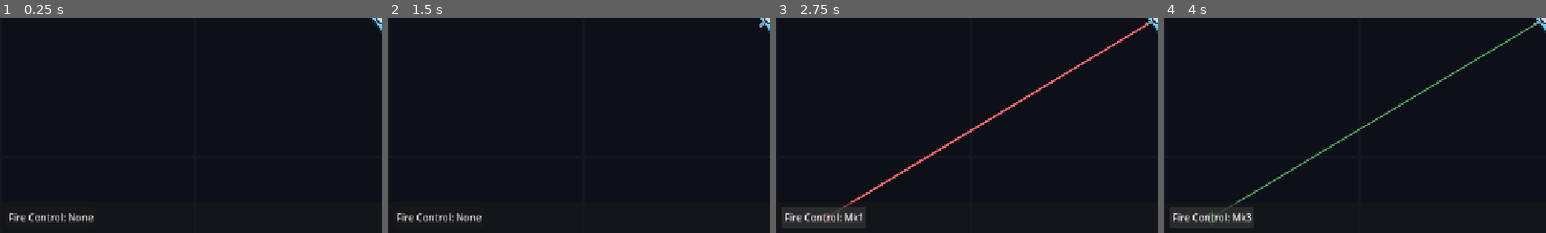
Above: before the commit, frames 1-4 (left to right).
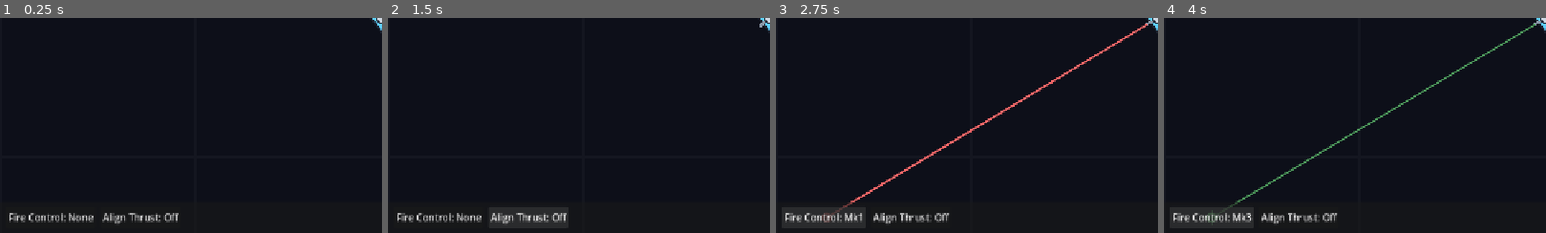
Above: after the commit, the same moments.

Repository: psyinf/seeker
Game: Godot game, scene res://scenes/main/main.tscn
The game is run twice, just before and just after one commit, with the same random seed, the same clock (stepped at 60 frames per second) and the same inputs.
Inputs (mouse positions are % of the whole screen's width and height, from its top left):
- Up to frame 1 (0.25 s): no input
- Up to frame 2 (1.5 s): click (18, 96) at 0.5 s, where only the run after the commit has a clickable "Align Thrust: Off"; click (18, 96) at 1.25 s, where only the run after the commit has a clickable "Align Thrust: On"
- Up to frame 3 (2.75 s): click "Fire Control: None" at 2 s
- Up to frame 4 (4 s): click "Fire Control: Mk1" at 2.75 s; click "Fire Control: Mk2" at 3.5 s
The pictures show only the part of the screen within x 0-50%, y 50-100%; the shares and areas given below are measured in that part.

The runs differ from the first frame. In frame 1, 0.5% of the frame differs, in the area x 26-47%, y 90-96%; in frame 2, 0.7%, in the area x 26-47%, y 90-97%; in frame 3, 0.5%; in frame 4, 0.5%.

Commit message:
feat(ship): align-thrust HUD toggle, retrograde reticle, click-tap thrust
- Ship: require_alignment/alignment_tolerance_deg gate the main engine on nose alignment (point-then-burn); quick on-heading LMB click fires a short thrust tap instead of a redundant turn

- Command bar: Align Thrust toggle wired via TacticalCombat to Ship.set_require_alignment

- Flight indicators: retrograde marker opposite velocity as a ring-with-spokes reticle (Line2D, anti-aliased) marking where to face for a thrust-to-stop burn

- Update devlog

Diff:
--- a/scenes/main/flight_indicators.gd
+++ b/scenes/main/flight_indicators.gd
@@ -1,7 +1,8 @@
 class_name FlightIndicators
 extends Node2D
-## Positions two arrow scenes on the ship: the desired heading (aim) and the
-## actual velocity (prograde). Reads the ship's public state; does not drive it.
+## Positions flight cues on the ship: the desired heading (aim) and actual
+## velocity (prograde) arrows, plus a retrograde dot (where to point to stop).
+## Reads the ship's public state; does not drive it.
 
 ## The ship whose heading/velocity to visualize.
 @export var ship_path: NodePath
@@ -18,9 +19,28 @@
 ## Below this speed the velocity arrow is hidden, in pixels/second.
 @export var velocity_min_speed: float = 2.0
 
+@export_group("Retrograde (thrust-to-stop)")
+## Fixed distance from the ship at which the retrograde reticle sits, in pixels.
+## It marks the heading to hold for a thrust-to-stop burn; the speed to cancel is
+## already shown by the velocity arrow, so this is a direction cue only.
+@export var retro_distance: float = 90.0
+## Radius of the retrograde ring, in pixels.
+@export var retro_radius: float = 6.0
+## Line width of the retrograde reticle, in pixels.
+@export var retro_width: float = 2.0
+## Length the diagonal spokes stick out past the ring, in pixels.
+@export var retro_spoke_length: float = 5.0
+## Color of the retrograde reticle.
+@export var retro_color: Color = Color(1, 0.360784, 0.360784)
+
 @onready var ship := get_node_or_null(ship_path) as Ship
 @onready var _aim: VectorArrow = $AimArrow
 @onready var _velocity: VectorArrow = $VelocityArrow
+@onready var _retro: Node2D = $RetroMarker
+
+
+func _ready() -> void:
+	_build_retro_marker()
 
 
 func _process(_delta: float) -> void:
@@ -34,3 +54,33 @@
 	if _velocity.visible:
 		_velocity.global_rotation = ship.velocity.angle()
 		_velocity.length = minf(speed * velocity_scale, velocity_max_length)
+	# Place the retrograde reticle opposite the motion at a fixed distance — the
+	# heading to hold for a thrust-to-stop burn. Hidden when nearly at rest.
+	_retro.visible = speed >= velocity_min_speed
+	if _retro.visible:
+		_retro.position = -ship.velocity.normalized() * retro_distance
+
+
+## Builds the retrograde reticle: an anti-aliased ring with four diagonal spokes
+## sticking outward (the classic retrograde X), all in the marker's local space.
+func _build_retro_marker() -> void:
+	var ring := Line2D.new()
+	ring.closed = true
+	ring.width = retro_width
+	ring.default_color = retro_color
+	ring.antialiased = true
+	var segments := 24
+	for i in segments:
+		var angle := TAU * float(i) / float(segments)
+		ring.add_point(Vector2(cos(angle), sin(angle)) * retro_radius)
+	_retro.add_child(ring)
+	for k in 4:
+		var angle := PI / 4.0 + PI / 2.0 * float(k)
+		var dir := Vector2(cos(angle), sin(angle))
+		var spoke := Line2D.new()
+		spoke.width = retro_width
+		spoke.default_color = retro_color
+		spoke.antialiased = true
+		spoke.add_point(dir * retro_radius)
+		spoke.add_point(dir * (retro_radius + retro_spoke_length))
+		_retro.add_child(spoke)
--- a/scenes/main/flight_indicators.tscn
+++ b/scenes/main/flight_indicators.tscn
@@ -11,3 +11,5 @@
 
 [node name="VelocityArrow" parent="." instance=ExtResource("2_va")]
 color = Color(0.419608, 1, 0.548039, 1)
+
+[node name="RetroMarker" type="Node2D" parent="."]
--- a/scenes/modes/tactical_combat/tactical_combat.gd
+++ b/scenes/modes/tactical_combat/tactical_combat.gd
@@ -25,6 +25,7 @@
 		context_menu.full_stop_requested.connect(ship.full_stop)
 	if ship != null and command_bar != null:
 		command_bar.fire_control_mode_changed.connect(ship.set_fire_control_mode)
+		command_bar.align_thrust_toggled.connect(ship.set_require_alignment)
 	if ship != null:
 		ship.projectile_fired.connect(_on_ship_projectile_fired)
 
--- a/scenes/ship/ship.gd
+++ b/scenes/ship/ship.gd
@@ -25,6 +25,19 @@
 ## Seconds LMB must be held before it counts as thrust; a shorter press is a
 ## click, which only turns the ship without accelerating.
 @export var hold_thrust_delay: float = 0.15
+## A quick click whose direction is within this angle of the current heading
+## fires a short forward thrust tap instead of a (redundant) turn, so you can
+## nudge the ship up to speed without waiting out the double-click window.
+@export_range(0.0, 90.0, 1.0) var tap_thrust_tolerance_deg: float = 20.0
+## How long that forward thrust tap burns, in seconds.
+@export var tap_thrust_duration: float = 0.15
+## When true, the main engine only fires once the nose is aligned with the aim
+## direction: the ship turns to face the target first, then accelerates. When
+## false, thrust is applied along the current heading even while still turning.
+@export var require_alignment: bool = false
+## Max heading error, in degrees, that still counts as aligned enough to thrust
+## (only used when `require_alignment` is on).
+@export_range(0.0, 90.0, 1.0) var alignment_tolerance_deg: float = 5.0
 
 @export_group("Turning")
 ## Steering torque. Angular acceleration = turn_torque / mass (rad/s²). The ship
@@ -63,6 +76,8 @@
 var _lmb_held: bool = false
 ## Seconds the current LMB hold has lasted.
 var _hold_time: float = 0.0
+## Remaining burn time on a click-to-nudge forward thrust tap (see tap_thrust_*).
+var _tap_thrust_time: float = 0.0
 ## A single click's turn is deferred by the double-click window so the first
 ## click of a double-click never rotates the ship.
 var _pending_turn: bool = false
@@ -105,6 +120,7 @@
 	if event.pressed:
 		_lmb_held = true
 		_hold_time = 0.0
+		_tap_thrust_time = 0.0 # a fresh press supersedes any lingering tap burn
 		return
 	_lmb_held = false
 	if _hold_time >= hold_thrust_delay:
@@ -113,14 +129,23 @@
 	var now := Time.get_ticks_msec()
 	if now - _last_click_msec <= DOUBLE_CLICK_WINDOW_MS:
 		_pending_turn = false # this is a double-click — cancel the first click's turn
+		_tap_thrust_time = 0.0 # and cancel a nudge the first click may have started
 		_last_click_msec = -100000
 		context_menu_requested.emit()
 	else:
 		var to_mouse := get_global_mouse_position() - global_position
 		if to_mouse.length() > 0.001:
-			_pending_turn_dir = to_mouse.normalized()
-			_pending_turn = true
-			_pending_turn_msec = now
+			var dir := to_mouse.normalized()
+			var heading := Vector2.UP.rotated(rotation)
+			# Already pointing (roughly) where you clicked? Nudge forward now instead
+			# of deferring a turn that wouldn't swing the nose anyway.
+			if absf(heading.angle_to(dir)) <= deg_to_rad(tap_thrust_tolerance_deg):
+				_tap_thrust_time = tap_thrust_duration
+				_braking = false # manual input cancels a Full Stop
+			else:
+				_pending_turn_dir = dir
+				_pending_turn = true
+				_pending_turn_msec = now
 		_last_click_msec = now
 
 
@@ -146,8 +171,14 @@
 	rcs_translation = Vector2.ZERO
 	if _lmb_held and _hold_time >= hold_thrust_delay:
 		var heading := Vector2.UP.rotated(rotation)
-		velocity += heading * (thrust_force / mass) * delta
+		if not require_alignment or absf(heading.angle_to(aim_direction)) <= deg_to_rad(alignment_tolerance_deg):
+			velocity += heading * (thrust_force / mass) * delta
+			main_throttle = 1.0
+	elif _tap_thrust_time > 0.0:
+		# Immediate forward nudge from a click made along the current heading.
+		velocity += Vector2.UP.rotated(rotation) * (thrust_force / mass) * delta
 		main_throttle = 1.0
+		_tap_thrust_time -= delta
 	elif _braking:
 		_apply_braking(delta)
 	velocity = velocity.limit_length(max_speed)
@@ -166,6 +197,11 @@
 func set_fire_control_mode(mode: int) -> void:
 	if _fire_control != null:
 		_fire_control.mode = mode
+
+
+## Toggles align-gated thrust (point-then-burn) from the HUD.
+func set_require_alignment(enabled: bool) -> void:
+	require_alignment = enabled
 
 
 ## Toggles the fire command on every mounted turret (each gates its own rate).
--- a/scenes/ui/command_bar.gd
+++ b/scenes/ui/command_bar.gd
@@ -7,6 +7,9 @@
 ## Emitted when the player cycles the module (FireControl.Mode int: 0/1/2/3).
 signal fire_control_mode_changed(mode: int)
 
+## Emitted when the player toggles align-gated thrust (point-then-burn) on/off.
+signal align_thrust_toggled(enabled: bool)
+
 const _FIRE_CONTROL_LABELS := [
 	"Fire Control: None",
 	"Fire Control: Mk1",
@@ -15,13 +18,17 @@
 ]
 
 @onready var _fire_control_button: Button = $Root/Bar/Margin/Buttons/FireControl
+@onready var _align_thrust_button: Button = $Root/Bar/Margin/Buttons/AlignThrust
 
 var _fire_control_mode: int = 0
+var _align_thrust: bool = false
 
 
 func _ready() -> void:
 	_update_fire_control_label()
+	_update_align_thrust_label()
 	_fire_control_button.pressed.connect(_on_fire_control_pressed)
+	_align_thrust_button.pressed.connect(_on_align_thrust_pressed)
 
 
 func _on_fire_control_pressed() -> void:
@@ -30,5 +37,15 @@
 	fire_control_mode_changed.emit(_fire_control_mode)
 
 
+func _on_align_thrust_pressed() -> void:
+	_align_thrust = not _align_thrust
+	_update_align_thrust_label()
+	align_thrust_toggled.emit(_align_thrust)
+
+
 func _update_fire_control_label() -> void:
 	_fire_control_button.text = _FIRE_CONTROL_LABELS[_fire_control_mode]
+
+
+func _update_align_thrust_label() -> void:
+	_align_thrust_button.text = "Align Thrust: On" if _align_thrust else "Align Thrust: Off"
--- a/scenes/ui/command_bar.tscn
+++ b/scenes/ui/command_bar.tscn
@@ -37,3 +37,7 @@
 [node name="FireControl" type="Button" parent="Root/Bar/Margin/Buttons"]
 layout_mode = 2
 text = "Fire Control: None"
+
+[node name="AlignThrust" type="Button" parent="Root/Bar/Margin/Buttons"]
+layout_mode = 2
+text = "Align Thrust: Off"
Not shown, changed: docs/devlog.md
